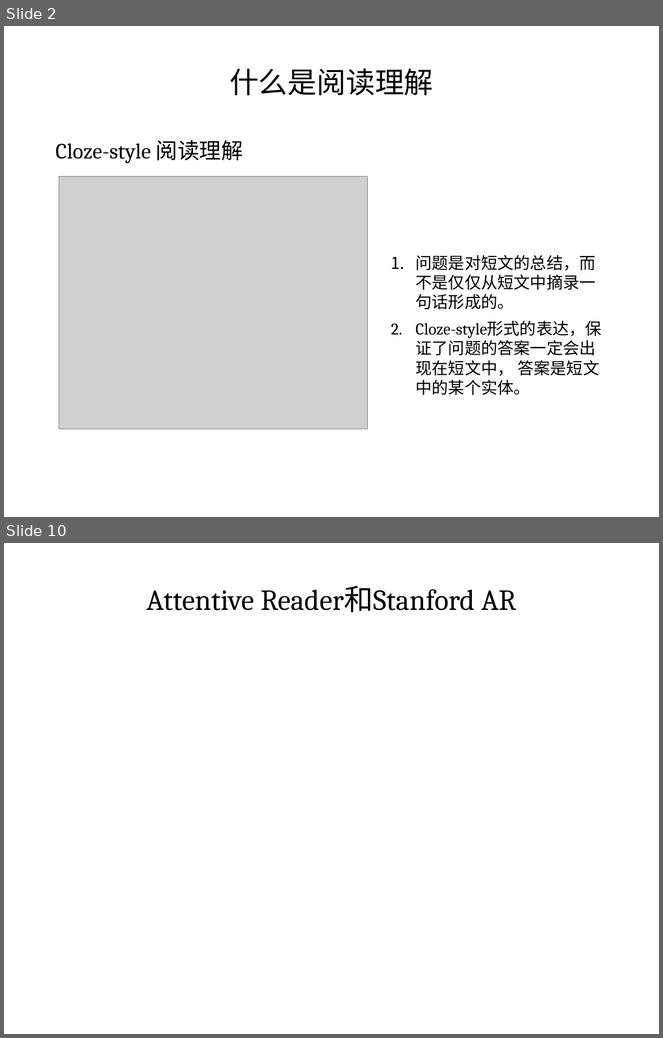
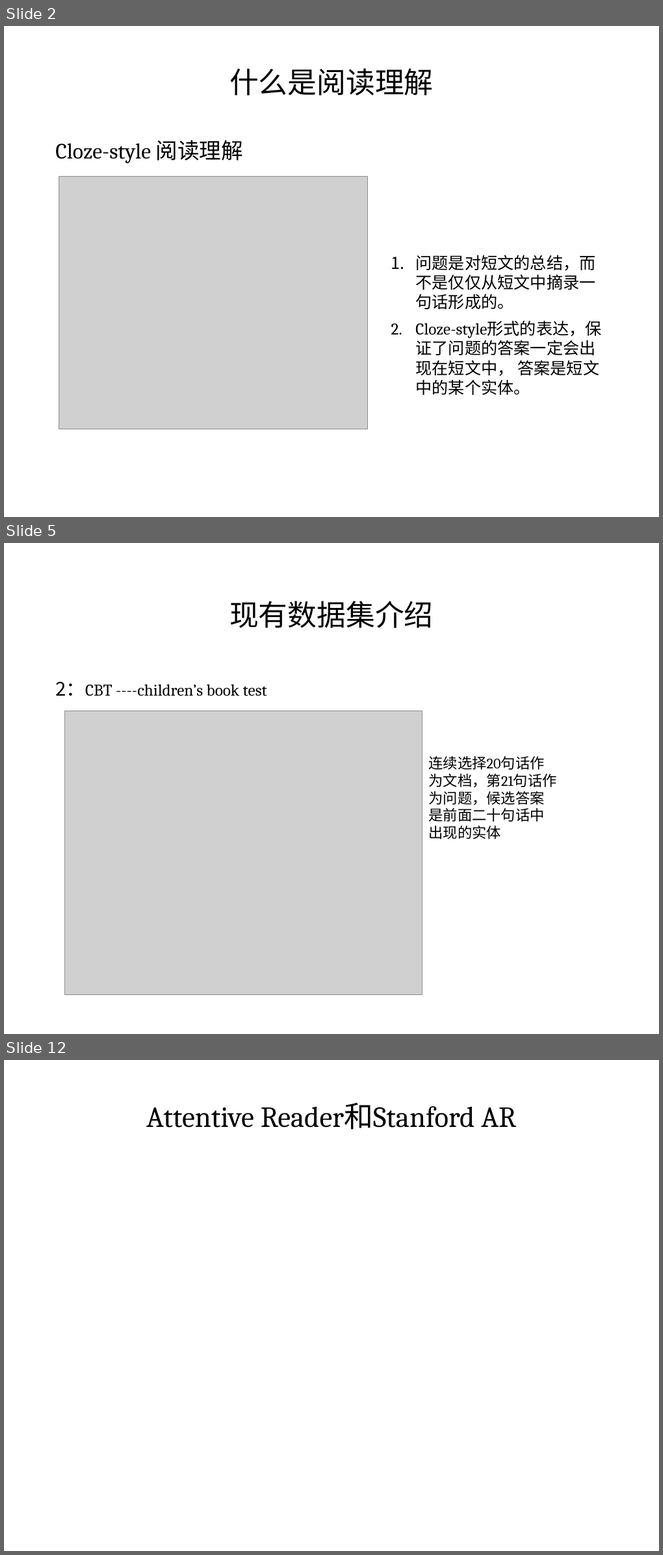
Before and after one commit to coddinglxf/readcomprehension, a slide deck: Reading Comprehensive.pptx. Shown one above the other, each under a label of ours: slides 2 and 10 before the commit, slides 2, 5 and 12 after it; the slides between them are not shown. The pictures are 663x1038 and 663x1555 pixels, drawn with LibreOffice and Linux fonts; fonts in the diff are those of the drawing; grey boxes stand for pictures. Boxes give left, top, right and bottom in pixels: in the first picture for what was removed or moved away, otherwise in the second. Text is boxed around its words. In the diff, an @@ line names an element or a change of style, - is before the commit and + after.

```diff
--- a/Reading Comprehensive.pptx
+++ b/Reading Comprehensive.pptx
@@ slide 5 added at (x1=4, y1=543, x2=659, y2=1034), background #FFFFFF @@
@@ title added at (x1=230, y1=601, x2=434, y2=628), 32 pt, text #000000 @@
+现有数据集介绍
@@ text added at (x1=55, y1=681, x2=267, y2=696), 18 pt, text #000000 @@
+2：CBT ----children’s book test
@@ picture added at (x1=65, y1=711, x2=422, y2=995) @@
@@ text added at (x1=428, y1=756, x2=556, y2=839), 16 pt, text #000000 @@
+连续选择20句话作为文档，第21句话作为问题，候选答案是前面二十句话中出现的实体
@@ what was slide 10 is now slide 12 @@
```
Also in this commit, not shown: 12 slides changed, 3 other slides added, 1 slide removed, 4 other files.
